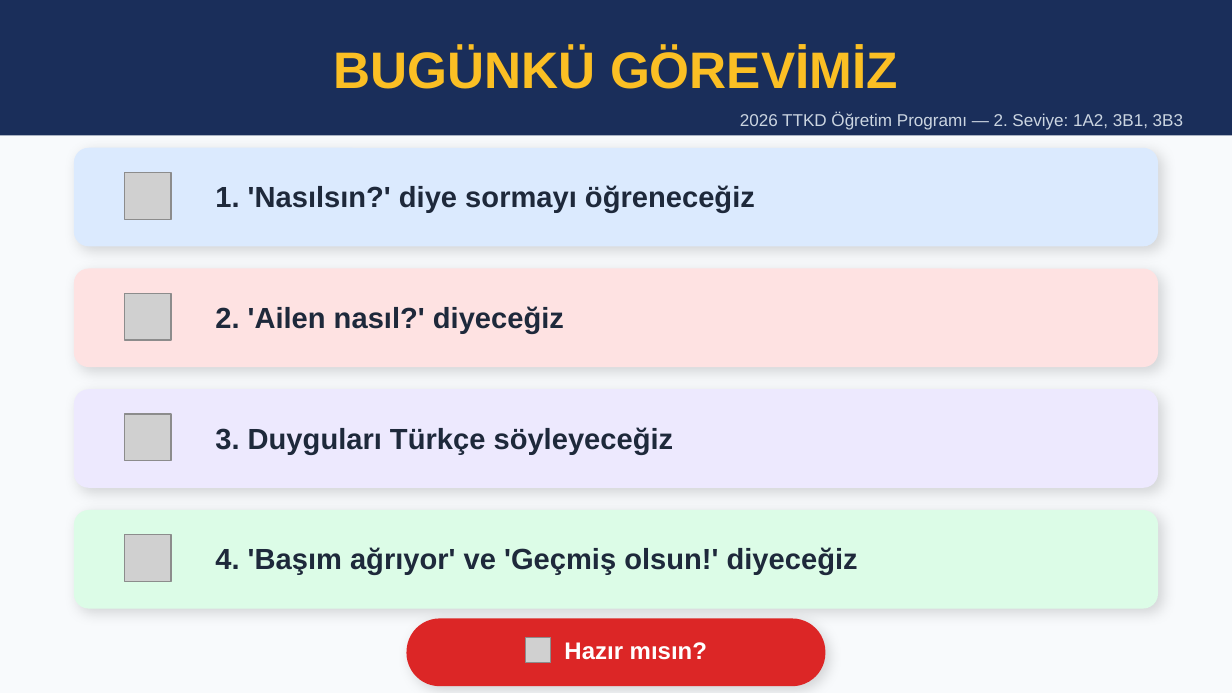
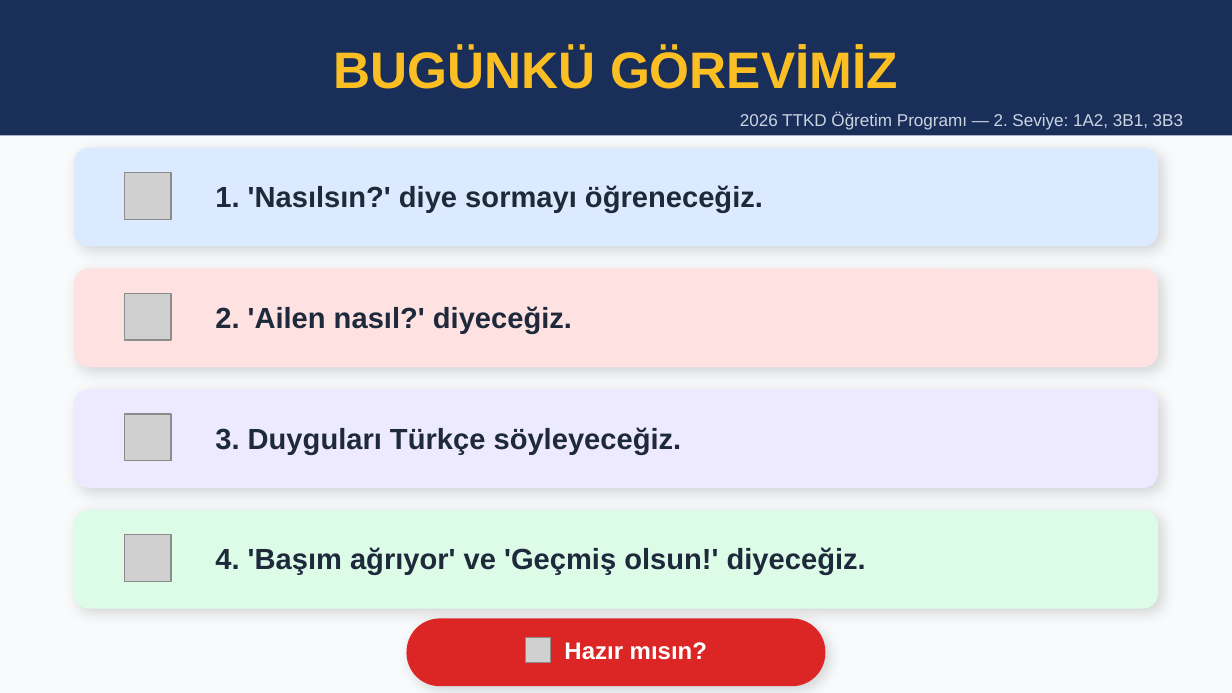
Before and after one commit to materyalfabrikasi/materyalfabrikasi.github.io, a slide deck: slide 2 of pptx/baslangic4.pptx. Drawn at 1232x693 pixels with LibreOffice and Linux fonts; fonts in the diff are those of the drawing; grey boxes stand for pictures. Boxes give left, top, right and bottom in pixels: in the first picture for what was removed or moved away, otherwise in the second. Text is boxed around its words. In the diff, an @@ line names an element or a change of style, - is before the commit and + after.

```diff
--- a/pptx/baslangic4.pptx
+++ b/pptx/baslangic4.pptx
@@ text at (x1=215, y1=185, x2=763, y2=212): text changed @@
-1. 'Nasılsın?' diye sormayı öğreneceğiz
+1. 'Nasılsın?' diye sormayı öğreneceğiz.
@@ text at (x1=215, y1=306, x2=572, y2=333): text changed @@
-2. 'Ailen nasıl?' diyeceğiz
+2. 'Ailen nasıl?' diyeceğiz.
@@ text at (x1=215, y1=427, x2=682, y2=454): text changed @@
-3. Duyguları Türkçe söyleyeceğiz
+3. Duyguları Türkçe söyleyeceğiz.
@@ text at (x1=215, y1=547, x2=866, y2=574): text changed @@
-4. 'Başım ağrıyor' ve 'Geçmiş olsun!' diyeceğiz
+4. 'Başım ağrıyor' ve 'Geçmiş olsun!' diyeceğiz.
```
Also in this commit, not shown: 1 other slide changed, 1 other file.
